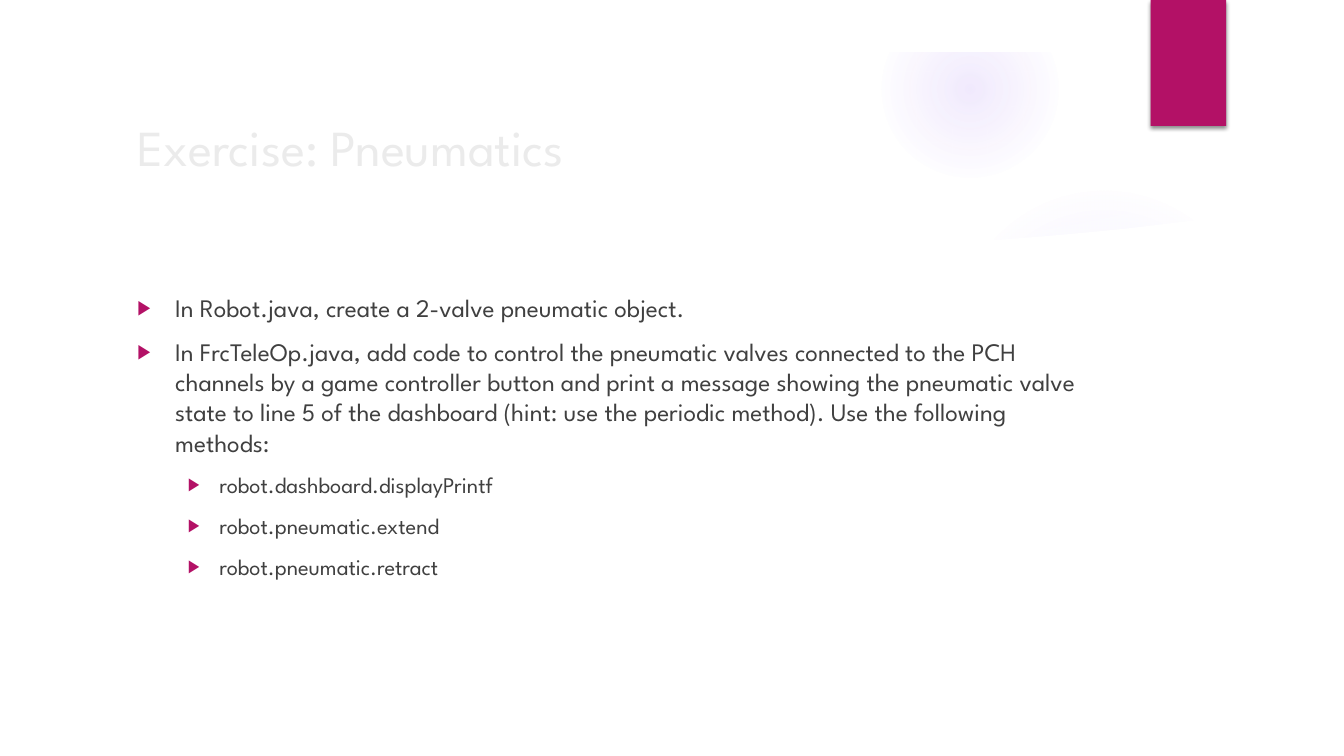
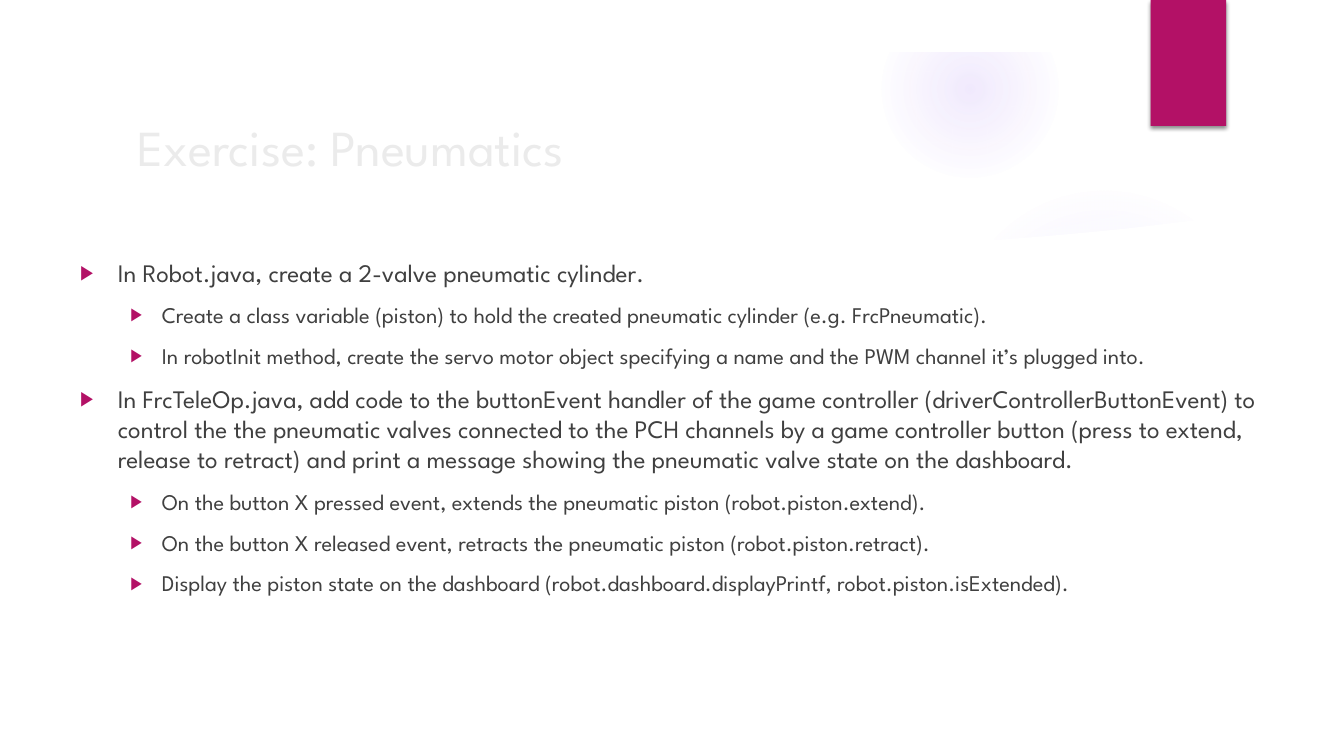
Before and after one commit to trc492/FrcProgrammingClass, a slide deck: slide 25 of Lesson2/BasicRobotComponents.pptx (slide 23 before the commit). Drawn at 1344x756 pixels with LibreOffice and Linux fonts; fonts in the diff are those of the drawing; background and template pictures are left out. Boxes give left, top, right and bottom in pixels: in the first picture for what was removed or moved away, otherwise in the second. Text is boxed around its words. In the diff, an @@ line names an element or a change of style, - is before the commit and + after.

```diff
--- a/Lesson2/BasicRobotComponents.pptx
+++ b/Lesson2/BasicRobotComponents.pptx
@@ text at bbox=[118, 264, 1255, 596]: text changed; size 18 to 16 pt @@
-▶ In Robot.java, create a 2-valve pneumatic object.
-▶ In FrcTeleOp.java, add code to control the pneumatic valves connected to the PCH channels by a game controller button and print a message showing the pneumatic valve state to line 5 of the dashboard (hint: use the periodic method). Use the following methods:
-  ▶ robot.dashboard.displayPrintf
-  ▶ robot.pneumatic.extend
-  ▶ robot.pneumatic.retract
+▶ In Robot.java, create a 2-valve pneumatic cylinder.
+  ▶ Create a class variable (piston) to hold the created pneumatic cylinder (e.g. FrcPneumatic).
+  ▶ In robotInit method, create the servo motor object specifying a name and the PWM channel it’s plugged into.
+▶ In FrcTeleOp.java, add code to the buttonEvent handler of the game controller (driverControllerButtonEvent) to control the the pneumatic valves connected to the PCH channels by a game controller button (press to extend, release to retract) and print a message showing the pneumatic valve state on the dashboard.
+  ▶ On the button X pressed event, extends the pneumatic piston (robot.piston.extend).
+  ▶ On the button X released event, retracts the pneumatic piston (robot.piston.retract).
+  ▶ Display the piston state on the dashboard (robot.dashboard.displayPrintf, robot.piston.isExtended).
```
Also in this commit, not shown: 19 other slides changed, 12 slides added, 25 other files.
